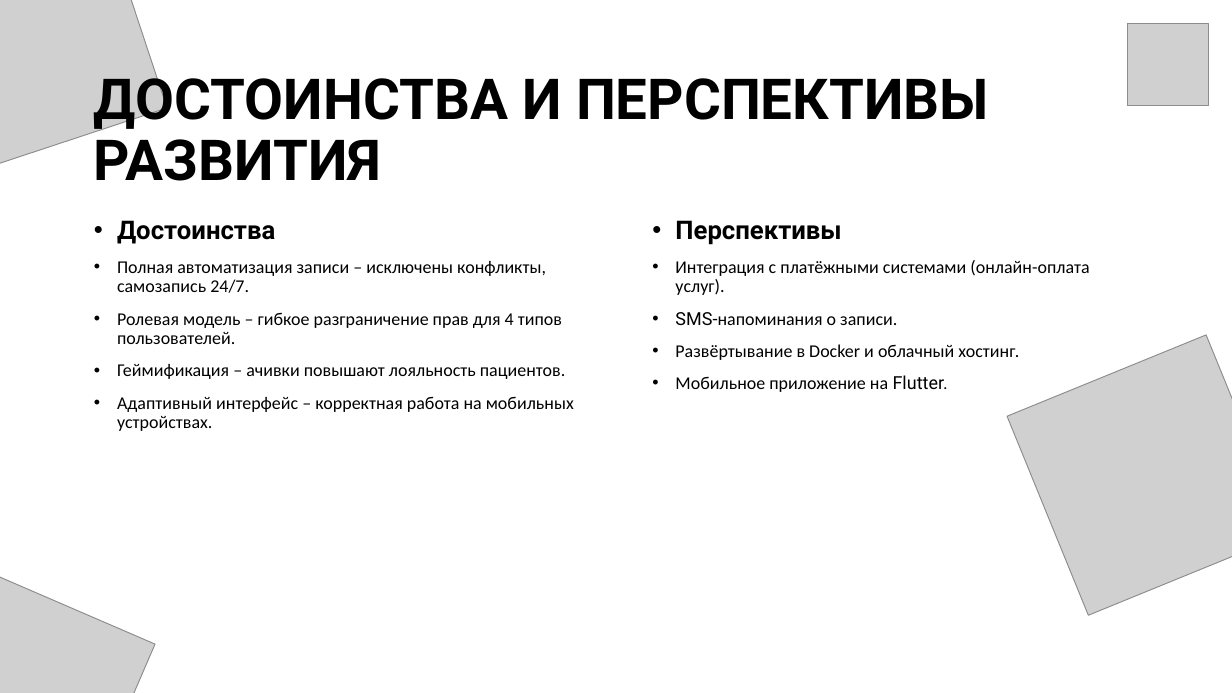
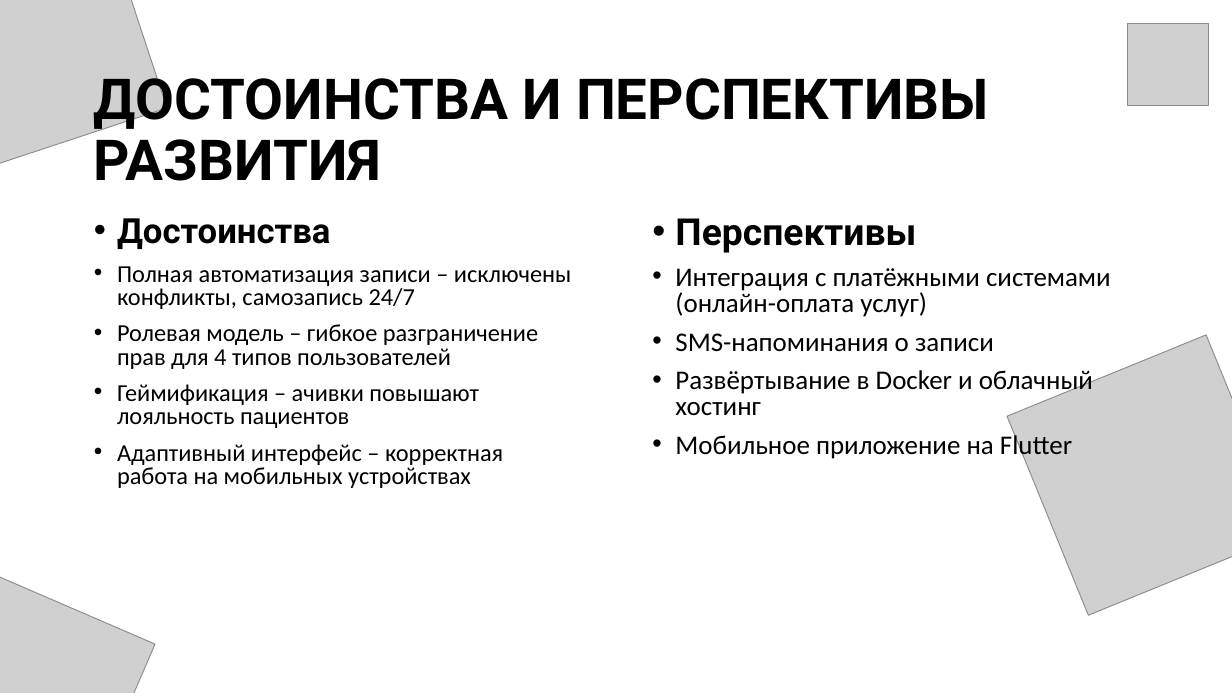
Before and after one commit to KaratiNOZ/diplom4ik, a slide deck: slide 10 of ПРЕЗЕНТАЦИЯ.pptx. Drawn at 1232x693 pixels with LibreOffice and Linux fonts; fonts in the diff are those of the drawing; grey boxes stand for pictures. Boxes give left, top, right and bottom in pixels: in the first picture for what was removed or moved away, otherwise in the second. Text is boxed around its words. In the diff, an @@ line names an element or a change of style, - is before the commit and + after.

```diff
--- a/ПРЕЗЕНТАЦИЯ.pptx
+++ b/ПРЕЗЕНТАЦИЯ.pptx
@@ text at <box>117,218,330,249</box>: size 20 to 27 pt in "Достоинства"; size 20 to 29 pt in "Перспективы"; line spacing 0.9 to 0.8 @@
@@ text at <box>117,266,571,488</box>: text changed; size 14 to 19 pt @@
-• Полная автоматизация записи – исключены конфликты, самозапись 24/7.
-• Ролевая модель – гибкое разграничение прав для 4 типов пользователей.
-• Геймификация – ачивки повышают лояльность пациентов.
-• Адаптивный интерфейс – корректная работа на мобильных устройствах.
+• Полная автоматизация записи – исключены конфликты, самозапись 24/7
+• Ролевая модель – гибкое разграничение прав для 4 типов пользователей
+• Геймификация – ачивки повышают лояльность пациентов
+• Адаптивный интерфейс – корректная работа на мобильных устройствах
@@ text at <box>675,268,1111,461</box>: text changed; size 14 to 21 pt @@
-• Интеграция с платёжными системами (онлайн-оплата услуг).
-• SMS-напоминания о записи.
-• Развёртывание в Docker и облачный хостинг.
-• Мобильное приложение на Flutter.
+• Интеграция с платёжными системами (онлайн-оплата услуг)
+• SMS-напоминания о записи
+• Развёртывание в Docker и облачный хостинг
+• Мобильное приложение на Flutter
```
Also in this commit, not shown: 8 other slides changed, 13 other files.
